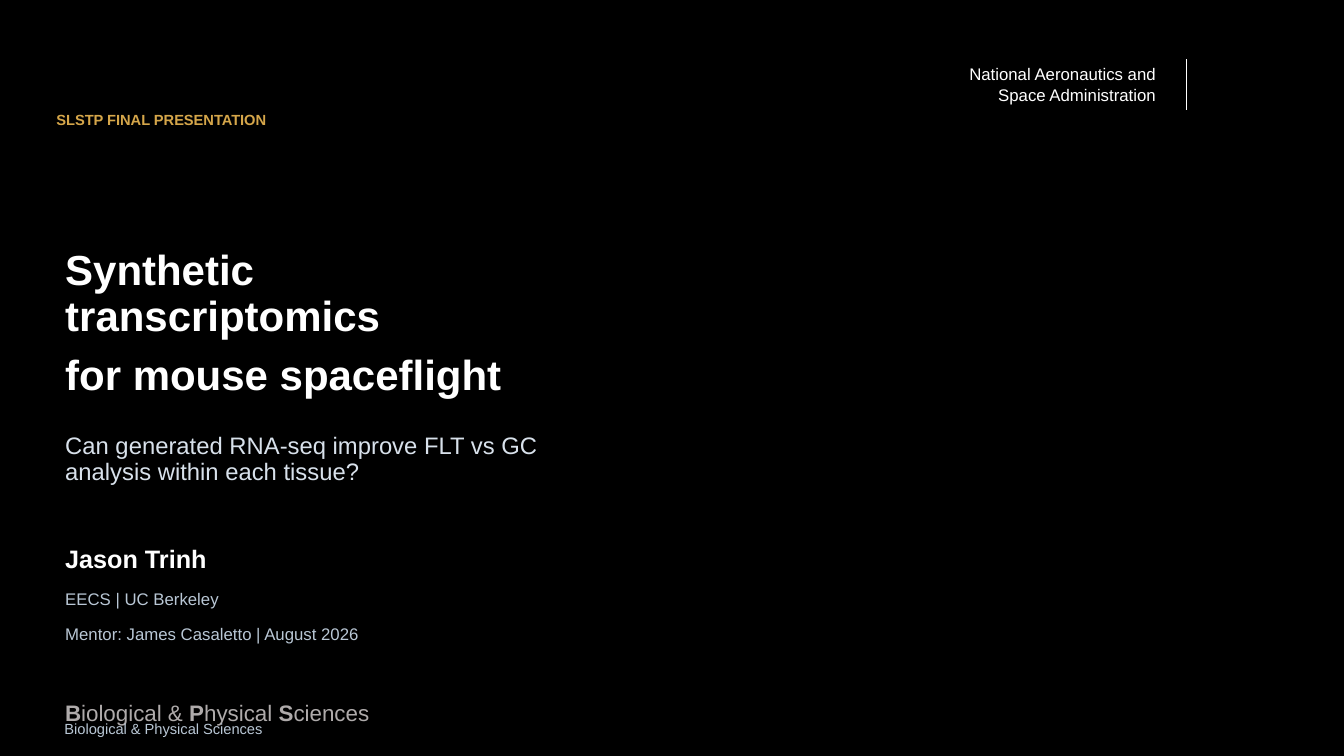
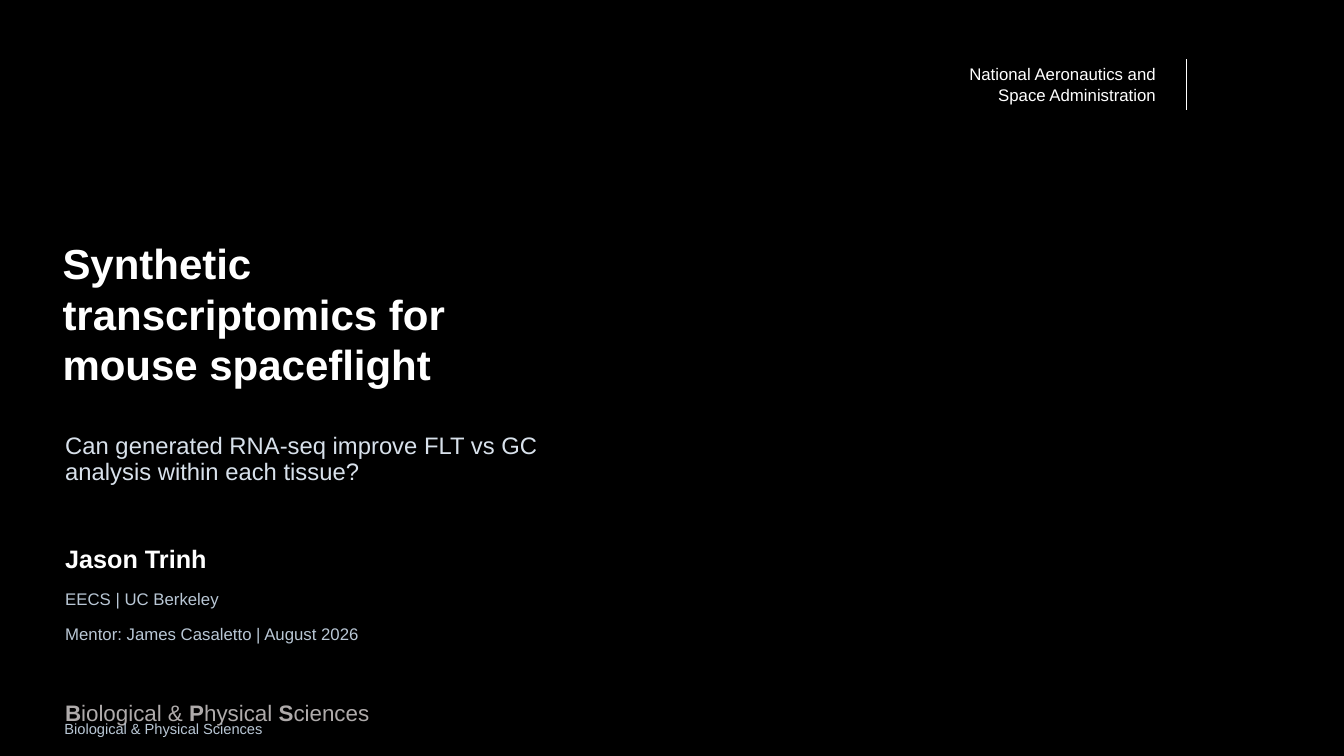
Before and after one commit to jasont314/nasa-mouse, a slide deck: slide 1 of presentation/SLSTP_2026_Generative_Transcriptomics.pptx. Drawn at 1344x756 pixels with LibreOffice and Linux fonts; fonts in the diff are those of the drawing; background and template pictures are left out. Boxes give left, top, right and bottom in pixels: in the first picture for what was removed or moved away, otherwise in the second. Text is boxed around its words. In the diff, an @@ line names an element or a change of style, - is before the commit and + after.

Commit message:
Refine title slide typography

```diff
--- a/presentation/SLSTP_2026_Generative_Transcriptomics.pptx
+++ b/presentation/SLSTP_2026_Generative_Transcriptomics.pptx
@@ text removed at [56,114,266,125] @@
-SLSTP FINAL PRESENTATION
@@ text "Synthetic transcriptomics for mouse spaceflight" at [63,248,445,389]: line spacing 0.9 to 1; less space between paragraphs; vertical alignment bottom to top @@
```
Also in this commit, not shown: 2 other files.
